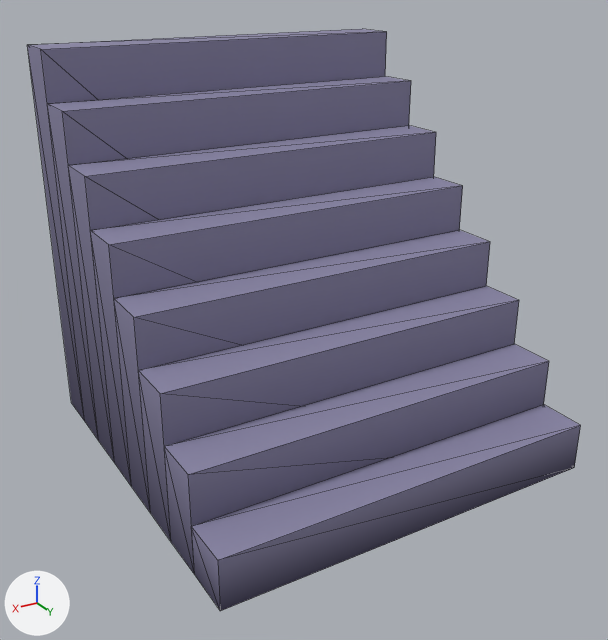
Before and after pictures for a commit that changed the glTF model assets/models/kit/dungeon/dun_stairs.glb.
Before and after are seen from a 50 mm lens placed at (4.14, 6.87, 4.79), pointed at (0.14, 0.19, 1.45). Lighting does not change. The marker at lower left points along +X, +Y and +Z. The picture after the commit comes second. Mesh edges are drawn as thin lines. Vertices at exactly the same position are counted once.

Names of what the first picture shows: 'dun_stairs'.
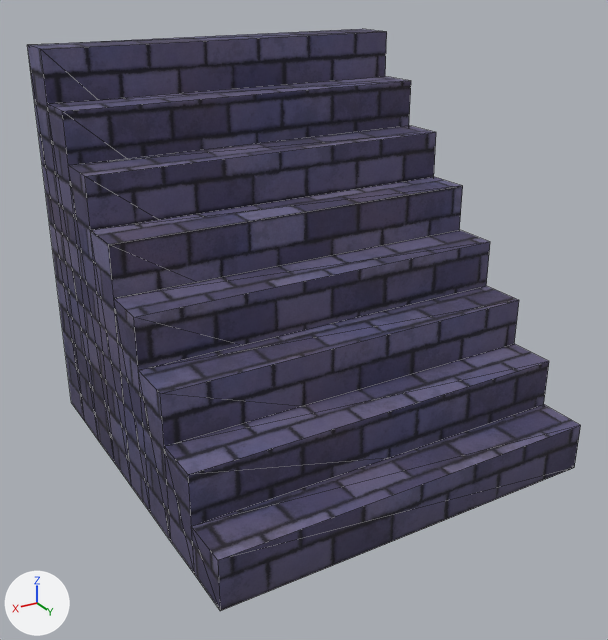
What changed in the scene script:
```text
Add img_dungeon_bricks_col_jpg:
    img_dungeon_bricks_col_jpg = load_image('dungeon_bricks_col.jpg', '../../../textures/painted/dungeon_bricks_col.jpg', 1024, 1024, 'sRGB')
Add img_dungeon_bricks_nrm_jpg:
    img_dungeon_bricks_nrm_jpg = load_image('dungeon_bricks_nrm.jpg', '../../../textures/painted/dungeon_bricks_nrm.jpg', 1024, 1024, 'Non-Color')
Add mat_tr_tex_dungeon_bricks:
    mat_tr_tex_dungeon_bricks = bpy.data.materials.new('TR_Tex_dungeon_bricks')
    # uses the picture img_dungeon_bricks_col_jpg
    # uses the picture img_dungeon_bricks_nrm_jpg
Change me_dun_stairs:
    where me_dun_stairs.from_pydata(...)  # 50 vertices, 96 faces; spans x -2.0..2.0, y -2.0..2.0, z 0.0..4.0
    used by ob_dun_stairs; location = (0.0, 0.0, 0.0)
    remove me_dun_stairs.materials.append(mat_tr_matte)
    me_dun_stairs part 1: texture (UV) coordinates changed
    me_dun_stairs part 2: 48 faces centred in x -2.0..2.0, y -2.0..2.0, z 0.33..4.0 are repainted in the vertex colours; the middle colour goes from greyish blue #8a86a6 to white #ffffff
    me_dun_stairs part 3: 48 faces centred in x -2.0..2.0, y -2.0..2.0, z 0.0..1.33 are repainted in the vertex colours; the middle colour goes from dark blue #3e3a55 to light grey #d8d8d8
    add me_dun_stairs.materials.append(mat_tr_tex_dungeon_bricks)
```

Where the change shows, as pixel boxes [x1, y1, x2, y2] in the pictures (608 x 640 px):
'dun_stairs', recoloured, surface changed (darker)
    both: [27, 29, 581, 610]
part 2 of me_dun_stairs, recoloured (darker)
    both: [27, 29, 581, 608]
part 3 of me_dun_stairs, recoloured
    both: [28, 50, 573, 611]
